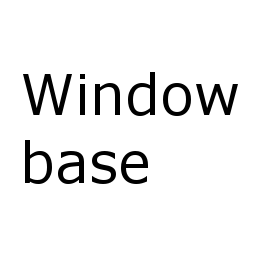
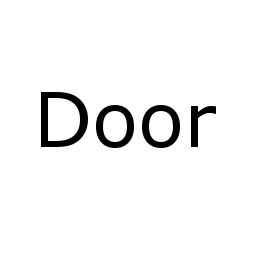
The second w=256, h=256 image is a revision of the first. Changes to its layers:
added layer "Door" above "BaseWindow" over 41, 92, 216, 148
hid "BaseWindow" over 23, 72, 238, 184
